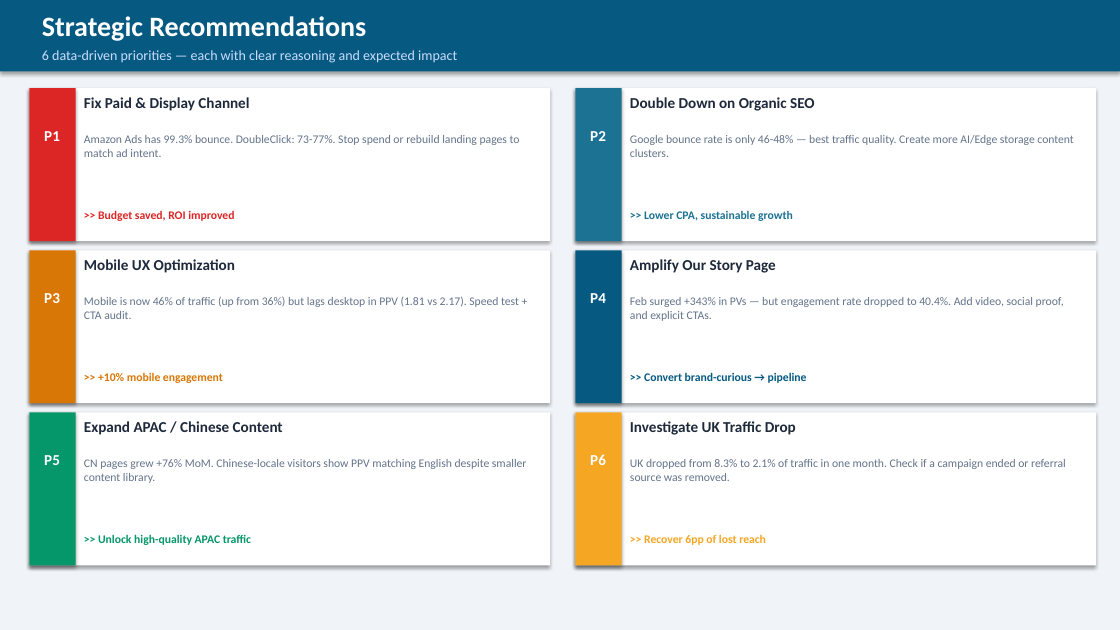
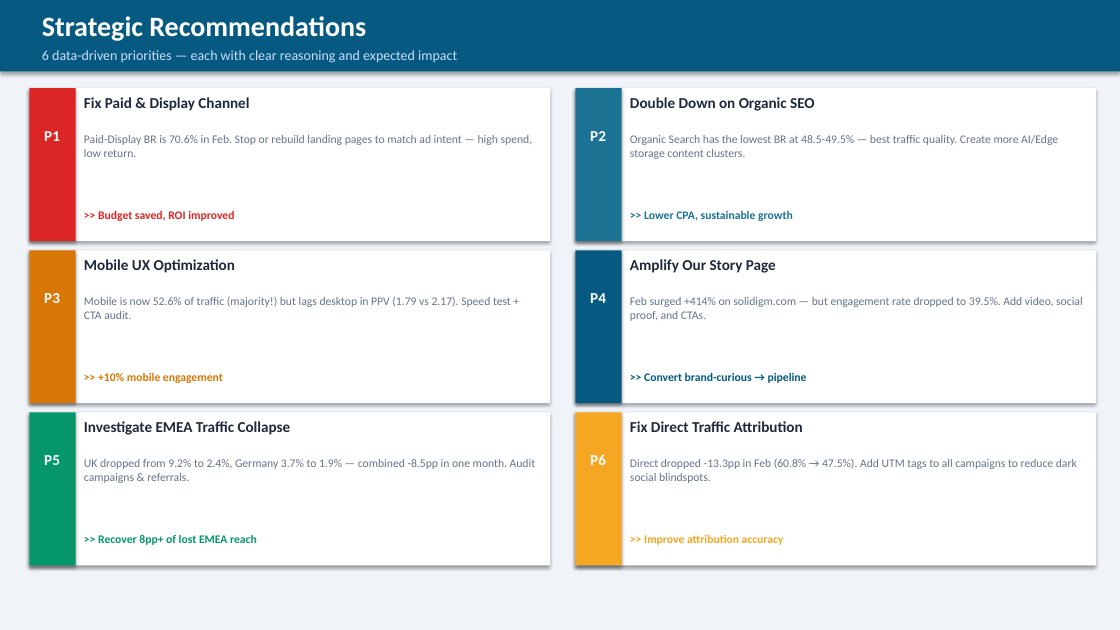
Before and after one commit to durgaguthi/AI, a slide deck: slide 10 of webanalytics/Solidigm_Analytics_Report_JanFeb_FY26.pptx. Drawn at 1120x630 pixels with LibreOffice and Linux fonts; fonts in the diff are those of the drawing. Boxes give left, top, right and bottom in pixels: in the first picture for what was removed or moved away, otherwise in the second. Text is boxed around its words. In the diff, an @@ line names an element or a change of style, - is before the commit and + after.

```diff
--- a/webanalytics/Solidigm_Analytics_Report_JanFeb_FY26.pptx
+++ b/webanalytics/Solidigm_Analytics_Report_JanFeb_FY26.pptx
@@ text at bbox=[84, 135, 533, 157]: text changed @@
-Amazon Ads has 99.3% bounce. DoubleClick: 73-77%. Stop spend or rebuild landing pages to match ad intent.
+Paid-Display BR is 70.6% in Feb. Stop or rebuild landing pages to match ad intent — high spend, low return.
@@ text at bbox=[630, 135, 1058, 159]: text changed @@
-Google bounce rate is only 46-48% — best traffic quality. Create more AI/Edge storage content clusters.
+Organic Search has the lowest BR at 48.5-49.5% — best traffic quality. Create more AI/Edge storage content clusters.
@@ text at bbox=[84, 297, 511, 319]: text changed @@
-Mobile is now 46% of traffic (up from 36%) but lags desktop in PPV (1.81 vs 2.17). Speed test + CTA audit.
+Mobile is now 52.6% of traffic (majority!) but lags desktop in PPV (1.79 vs 2.17). Speed test + CTA audit.
@@ text at bbox=[630, 297, 1082, 321]: text changed @@
-Feb surged +343% in PVs — but engagement rate dropped to 40.4%. Add video, social proof, and explicit CTAs.
+Feb surged +414% on solidigm.com — but engagement rate dropped to 39.5%. Add video, social proof, and CTAs.
@@ text at bbox=[84, 421, 291, 435]: text changed @@
-Expand APAC / Chinese Content
+Investigate EMEA Traffic Collapse
@@ text at bbox=[630, 421, 803, 432]: text changed @@
-Investigate UK Traffic Drop
+Fix Direct Traffic Attribution
@@ text at bbox=[84, 459, 535, 483]: text changed @@
-CN pages grew +76% MoM. Chinese-locale visitors show PPV matching English despite smaller content library.
+UK dropped from 9.2% to 2.4%, Germany 3.7% to 1.9% — combined -8.5pp in one month. Audit campaigns & referrals.
@@ text at bbox=[630, 459, 1077, 483]: text changed @@
-UK dropped from 8.3% to 2.1% of traffic in one month. Check if a campaign ended or referral source was removed.
+Direct dropped -13.3pp in Feb (60.8% → 47.5%). Add UTM tags to all campaigns to reduce dark social blindspots.
@@ text at bbox=[98, 535, 257, 545]: text changed @@
->> Unlock high-quality APAC traffic
+>> Recover 8pp+ of lost EMEA reach
@@ text at bbox=[644, 534, 784, 545]: text changed @@
->> Recover 6pp of lost reach
+>> Improve attribution accuracy
```
Also in this commit, not shown: 10 other slides changed, 1 other file.
